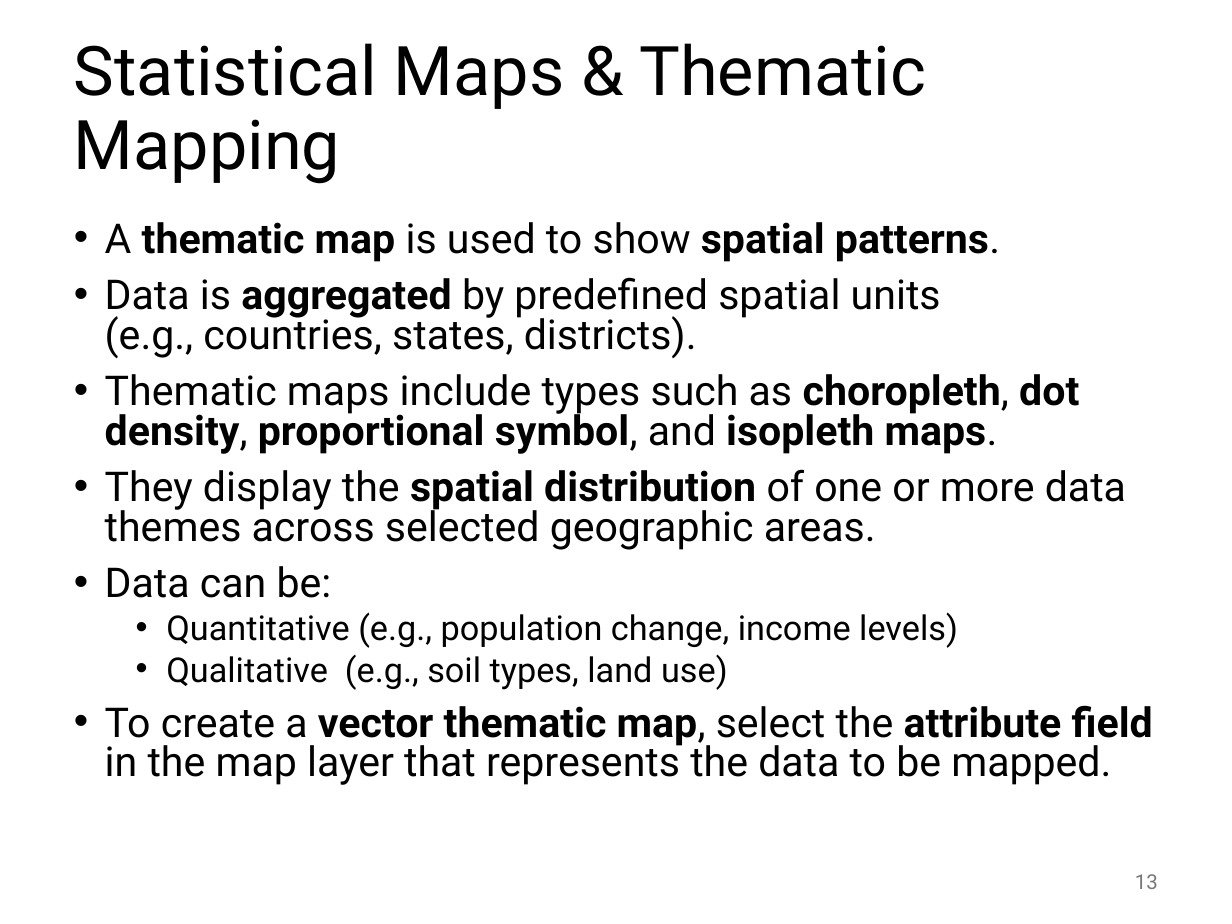
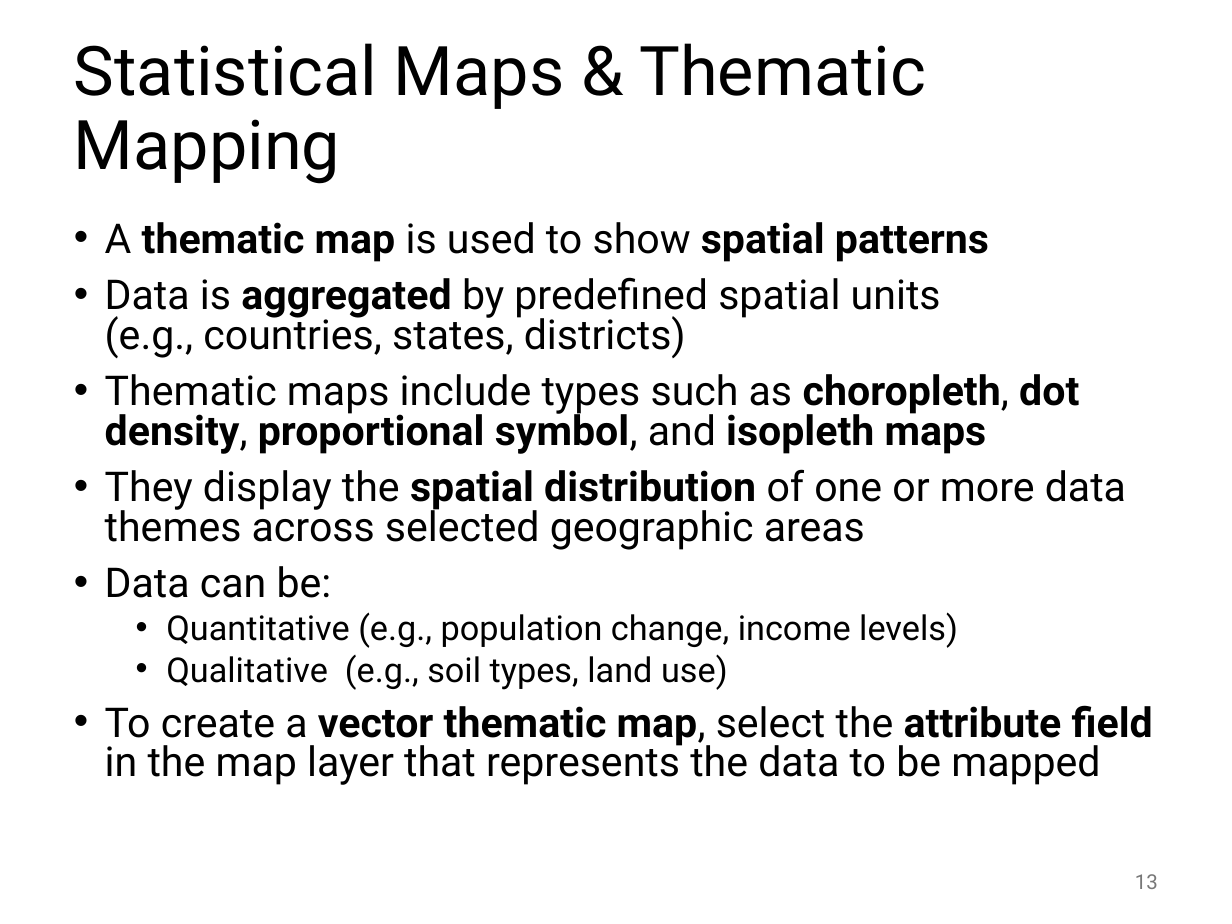
Before and after one commit to abuabara/abuabara.github.io, a slide deck: slide 13 of DAEN489S26/week2_slides.pptx. Drawn at 1232x924 pixels with LibreOffice and Linux fonts; fonts in the diff are those of the drawing. Boxes give left, top, right and bottom in pixels: in the first picture for what was removed or moved away, otherwise in the second. Text is boxed around its words. In the diff, an @@ line names an element or a change of style, - is before the commit and + after.

```diff
--- a/DAEN489S26/week2_slides.pptx
+++ b/DAEN489S26/week2_slides.pptx
@@ text at (105, 222, 1126, 550): text changed @@
-• A thematic map is used to show spatial patterns.
-• Data is aggregated by predefined spatial units
-  (e.g., countries, states, districts).
-• Thematic maps include types such as choropleth, dot density, proportional symbol, and isopleth maps.
-• They display the spatial distribution of one or more data themes across selected geographic areas.
+• A thematic map is used to show spatial patterns
+• Data is aggregated by predefined spatial units
+  (e.g., countries, states, districts)
+• Thematic maps include types such as choropleth, dot density, proportional symbol, and isopleth maps
+• They display the spatial distribution of one or more data themes across selected geographic areas
@@ text at (105, 705, 1153, 785): text changed @@
-• To create a vector thematic map, select the attribute field in the map layer that represents the data to be mapped.
+• To create a vector thematic map, select the attribute field in the map layer that represents the data to be mapped
```
Also in this commit, not shown: 21 other slides changed, 1 other file.
